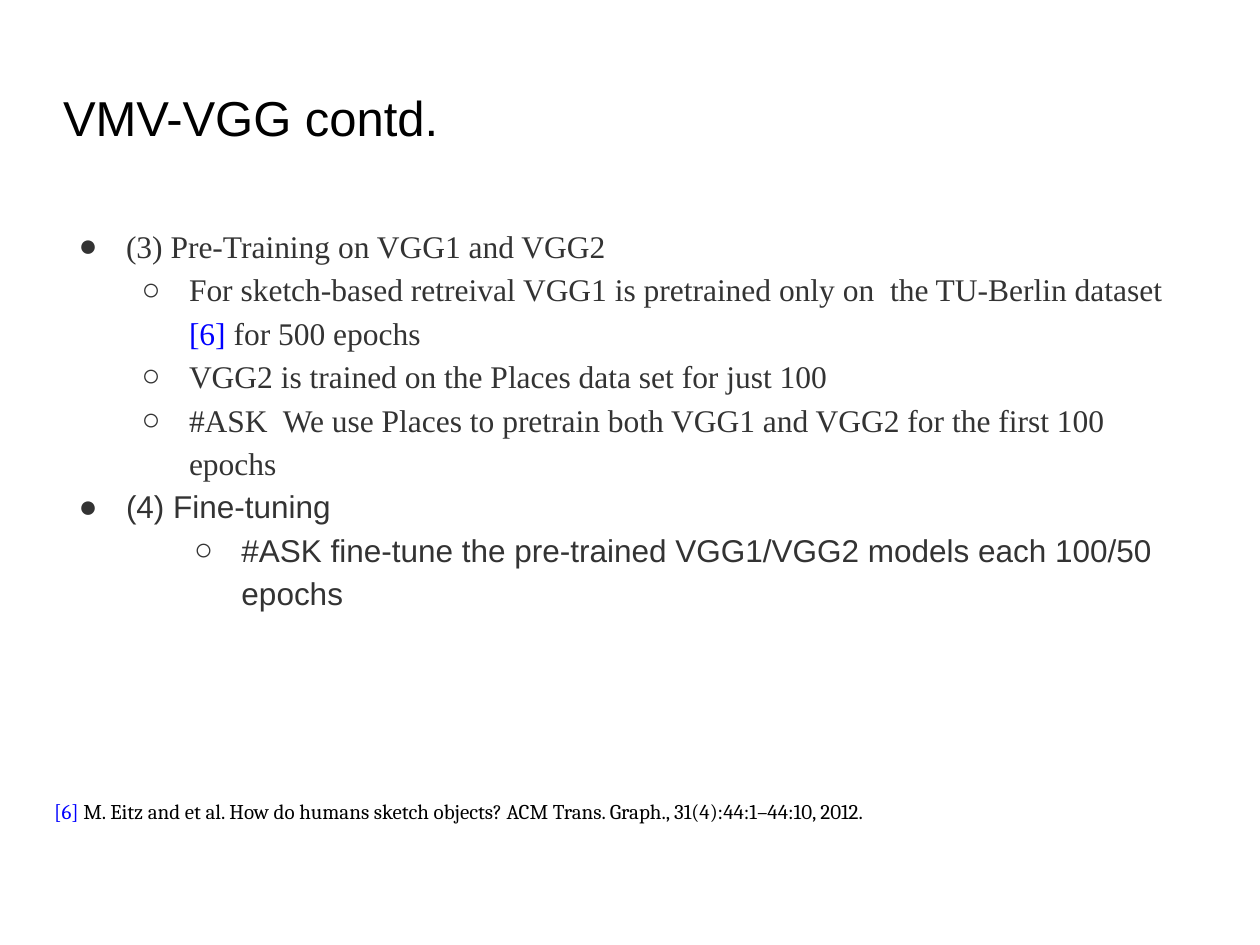
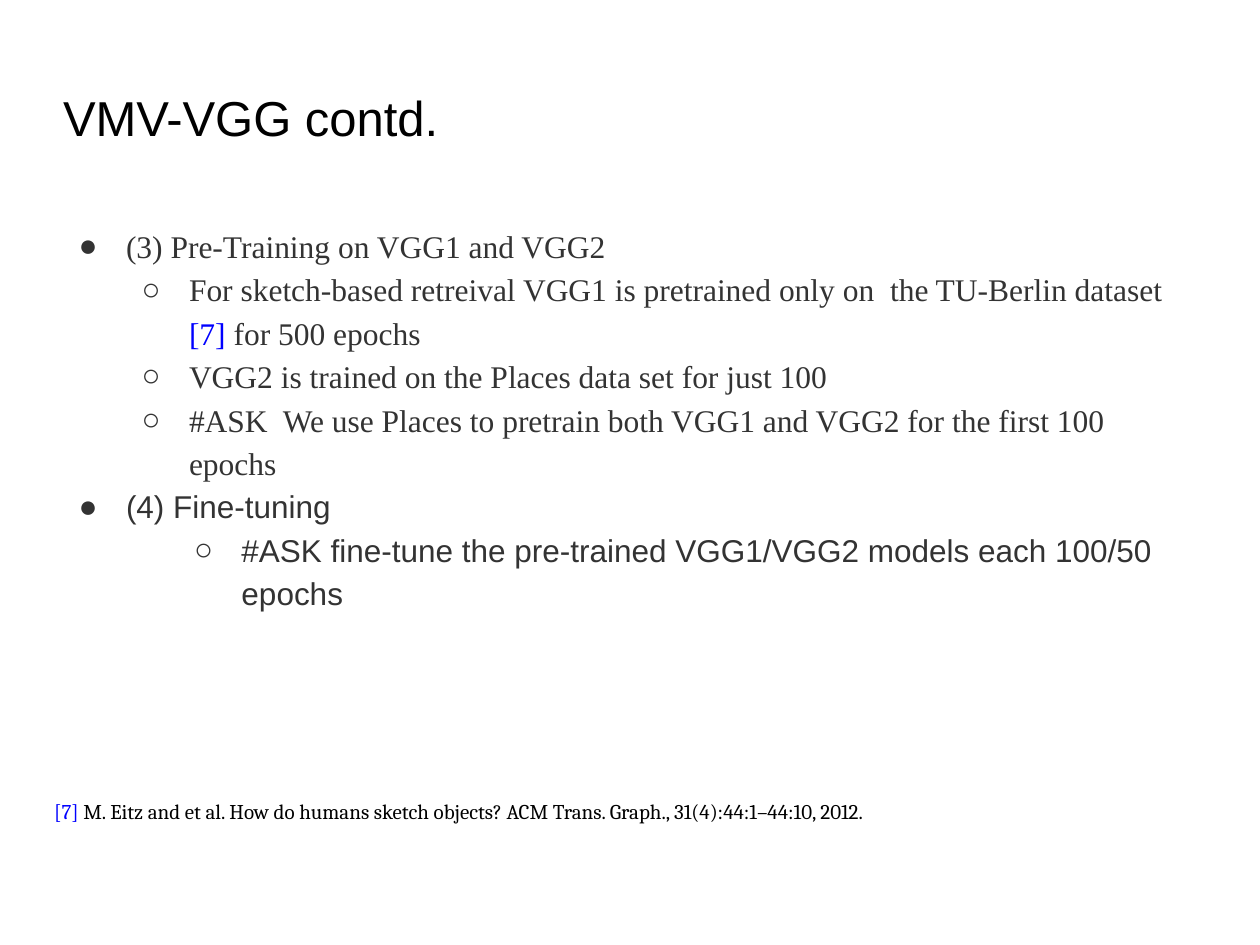
Before and after one commit to Hammania689/shrec_2019, a slide deck: slide 21 of mipr_slides/MIPR.pptx (slide 9 before the commit). Drawn at 1260x945 pixels with LibreOffice and Linux fonts; fonts in the diff are those of the drawing. Boxes give left, top, right and bottom in pixels: in the first picture for what was removed or moved away, otherwise in the second. Text is boxed around its words. In the diff, an @@ line names an element or a change of style, - is before the commit and + after.

```diff
--- a/mipr_slides/MIPR.pptx
+++ b/mipr_slides/MIPR.pptx
@@ text at <box>189,279,1162,351</box>: text changed @@
-  ○ For sketch-based retreival VGG1 is pretrained only on the TU-Berlin dataset [6] for 500 epochs
+  ○ For sketch-based retreival VGG1 is pretrained only on the TU-Berlin dataset [7] for 500 epochs
@@ text at <box>54,804,863,824</box>: text changed @@
-[6] M. Eitz and et al. How do humans sketch objects? ACM Trans. Graph., 31(4):44:1–44:10, 2012.
+[7] M. Eitz and et al. How do humans sketch objects? ACM Trans. Graph., 31(4):44:1–44:10, 2012.
```
Also in this commit, not shown: 11 other slides changed, 13 slides added, 2 other files.
